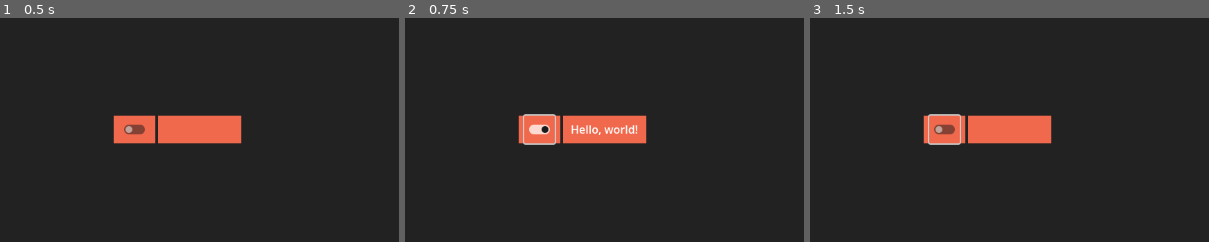
Above: before the commit, frames 1-3 (left to right).
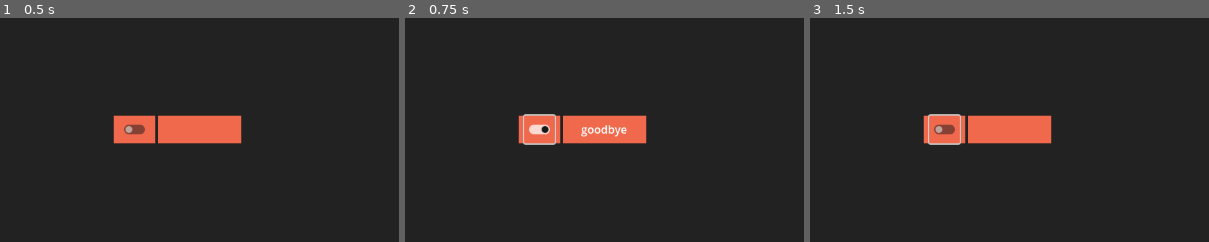
Above: after the commit, the same moments.

Repository: astrobeef/capstone
Game: Godot game, scene res://Practice.tscn
Two runs of this game, one before a commit and one after it. Both use one fixed random seed, a clock stepped at 60 frames per second and the inputs below. The project has no main scene, so this scene is started directly.
Inputs (mouse positions are % of the whole screen's width and height, from its top left):
- Up to frame 1 (0.5 s): no input
- Up to frame 2 (0.75 s): click (45, 50) at 0.5 s
- Up to frame 3 (1.5 s): tap Enter at 1.25 s
The pictures show only the part of the screen within x 28-78%, y 25-75%; the shares and areas given below are measured in that part.

Frame 1 is identical in both runs. In frame 2, 0.5% of the frame differs, in the area x 41-59%, y 47-54%; in frame 3, nothing differs.

Commit message:
More practice after demonstration

Diff:
--- a/Practice.tscn
+++ b/Practice.tscn
@@ -1,6 +1,7 @@
-[gd_scene load_steps=3 format=3 uid="uid://gu1sv4y2gaj0"]
+[gd_scene load_steps=4 format=3 uid="uid://gu1sv4y2gaj0"]
 
 [ext_resource type="Script" path="res://display_hello_on_button.gd" id="1_s54q2"]
+[ext_resource type="PackedScene" uid="uid://ce70majewi2pb" path="res://hello_world_text.tscn" id="2_dq1ee"]
 
 [sub_resource type="StyleBoxFlat" id="StyleBoxFlat_5lynf"]
 bg_color = Color(0.942887, 0.41249, 0.296202, 1)
@@ -49,26 +50,18 @@
 layout_mode = 2
 size_flags_horizontal = 6
 script = ExtResource("1_s54q2")
-rich_text_label_c = NodePath("../../PanelContainer2/RichTextLabel")
+rich_text_label_c = NodePath("")
 
-[node name="PanelContainer2" type="PanelContainer" parent="PanelContainer/MarginContainer/PanelContainer/HBoxContainer"]
-custom_minimum_size = Vector2(120, 40)
+[node name="PanelContainer2" parent="PanelContainer/MarginContainer/PanelContainer/HBoxContainer" instance=ExtResource("2_dq1ee")]
 layout_mode = 2
-size_flags_horizontal = 4
-size_flags_vertical = 4
-theme_override_styles/panel = SubResource("StyleBoxFlat_5lynf")
 
-[node name="RichTextLabel" type="RichTextLabel" parent="PanelContainer/MarginContainer/PanelContainer/HBoxContainer/PanelContainer2"]
-clip_contents = false
-layout_mode = 2
-size_flags_horizontal = 4
-size_flags_vertical = 4
-text = "Hello, world!"
-fit_content = true
-autowrap_mode = 0
+[node name="RichTextLabel" parent="PanelContainer/MarginContainer/PanelContainer/HBoxContainer/PanelContainer2" index="0"]
+text = "goodbye"
 
 [node name="Control2" type="Control" parent="PanelContainer/MarginContainer/PanelContainer/HBoxContainer"]
 layout_mode = 2
 size_flags_horizontal = 3
 
 [connection signal="toggled" from="PanelContainer/MarginContainer/PanelContainer/HBoxContainer/PanelContainer/CheckButton" to="PanelContainer/MarginContainer/PanelContainer/HBoxContainer/PanelContainer/CheckButton" method="_on_toggled_editor"]
+
+[editable path="PanelContainer/MarginContainer/PanelContainer/HBoxContainer/PanelContainer2"]
--- /dev/null
+++ b/button_hello.tscn
@@ -0,0 +1,57 @@
+[gd_scene load_steps=3 format=3 uid="uid://diypk7j42ujxw"]
+
+[ext_resource type="Script" path="res://display_hello_on_toggle.gd" id="1_xy3qd"]
+
+[sub_resource type="StyleBoxFlat" id="StyleBoxFlat_jt7sb"]
+bg_color = Color(1, 0.6, 0.6, 1)
+
+[node name="PanelContainer3" type="PanelContainer"]
+size_flags_vertical = 3
+
+[node name="MarginContainer" type="MarginContainer" parent="."]
+layout_mode = 2
+theme_override_constants/margin_left = 20
+theme_override_constants/margin_top = 20
+theme_override_constants/margin_right = 20
+theme_override_constants/margin_bottom = 20
+
+[node name="HBoxContainer" type="HBoxContainer" parent="MarginContainer"]
+layout_mode = 2
+
+[node name="PanelContainer" type="PanelContainer" parent="MarginContainer/HBoxContainer"]
+custom_minimum_size = Vector2(60, 60)
+layout_mode = 2
+size_flags_horizontal = 6
+size_flags_vertical = 4
+size_flags_stretch_ratio = 0.5
+theme_override_styles/panel = SubResource("StyleBoxFlat_jt7sb")
+
+[node name="CheckButton" type="CheckButton" parent="MarginContainer/HBoxContainer/PanelContainer" node_paths=PackedStringArray("rtl")]
+layout_mode = 2
+button_pressed = true
+script = ExtResource("1_xy3qd")
+rtl = NodePath("../../PanelContainer2/MarginContainer/RichTextLabel")
+
+[node name="PanelContainer2" type="PanelContainer" parent="MarginContainer/HBoxContainer"]
+custom_minimum_size = Vector2(60, 60)
+layout_mode = 2
+size_flags_horizontal = 3
+size_flags_vertical = 4
+theme_override_styles/panel = SubResource("StyleBoxFlat_jt7sb")
+
+[node name="MarginContainer" type="MarginContainer" parent="MarginContainer/HBoxContainer/PanelContainer2"]
+layout_mode = 2
+theme_override_constants/margin_left = 10
+theme_override_constants/margin_right = 10
+
+[node name="RichTextLabel" type="RichTextLabel" parent="MarginContainer/HBoxContainer/PanelContainer2/MarginContainer"]
+clip_contents = false
+layout_mode = 2
+size_flags_horizontal = 4
+size_flags_vertical = 4
+bbcode_enabled = true
+text = "Hello, [b]world[/b]!"
+fit_content = true
+autowrap_mode = 0
+
+[connection signal="toggled" from="MarginContainer/HBoxContainer/PanelContainer/CheckButton" to="MarginContainer/HBoxContainer/PanelContainer/CheckButton" method="_on_toggled_editor"]
--- /dev/null
+++ b/display_hello_on_toggle.gd
@@ -0,0 +1,22 @@
+extends CheckButton
+
+@export
+var rtl: RichTextLabel	## This is the text "Hello, world"
+
+var rtl_b: RichTextLabel:
+	get():
+		return get_parent().get_parent().find_child("RichTextLabel")
+
+var rtl_c: RichTextLabel
+
+func _enter_tree() -> void:
+	self.toggled.connect(_on_toggled)
+	rtl_c = $"../../PanelContainer2/MarginContainer/RichTextLabel"
+	rtl.visible = self.button_pressed
+
+func _on_toggled(is_toggled: bool) -> void:
+	rtl.visible = is_toggled
+
+# this is a function
+func _on_toggled_editor(toggled_on: bool) -> void:
+	print("_on_toggled_editor from editor")
--- /dev/null
+++ b/hello_world_text.tscn
@@ -0,0 +1,19 @@
+[gd_scene load_steps=2 format=3 uid="uid://ce70majewi2pb"]
+
+[sub_resource type="StyleBoxFlat" id="StyleBoxFlat_5lynf"]
+bg_color = Color(0.942887, 0.41249, 0.296202, 1)
+
+[node name="PanelContainer2" type="PanelContainer"]
+custom_minimum_size = Vector2(120, 40)
+size_flags_horizontal = 4
+size_flags_vertical = 4
+theme_override_styles/panel = SubResource("StyleBoxFlat_5lynf")
+
+[node name="RichTextLabel" type="RichTextLabel" parent="."]
+clip_contents = false
+layout_mode = 2
+size_flags_horizontal = 4
+size_flags_vertical = 4
+text = "Hello, world!"
+fit_content = true
+autowrap_mode = 0
--- /dev/null
+++ b/practice_redo.tscn
@@ -0,0 +1,61 @@
+[gd_scene load_steps=3 format=3 uid="uid://b2gpfbd01antx"]
+
+[ext_resource type="PackedScene" uid="uid://diypk7j42ujxw" path="res://button_hello.tscn" id="1_fp5m3"]
+[ext_resource type="StyleBox" uid="uid://drbii3cnuemyh" path="res://purple_flat.tres" id="2_bvdpn"]
+
+[node name="PracticeRedo" type="Control"]
+layout_mode = 3
+anchors_preset = 15
+anchor_right = 1.0
+anchor_bottom = 1.0
+grow_horizontal = 2
+grow_vertical = 2
+
+[node name="PanelContainer" type="PanelContainer" parent="."]
+layout_mode = 1
+anchors_preset = 15
+anchor_right = 1.0
+anchor_bottom = 1.0
+grow_horizontal = 2
+grow_vertical = 2
+
+[node name="HBoxContainer" type="HBoxContainer" parent="PanelContainer"]
+layout_mode = 2
+
+[node name="PanelContainer" type="PanelContainer" parent="PanelContainer/HBoxContainer"]
+layout_mode = 2
+size_flags_horizontal = 3
+
+[node name="PanelContainer2" type="PanelContainer" parent="PanelContainer/HBoxContainer"]
+layout_mode = 2
+size_flags_horizontal = 3
+size_flags_stretch_ratio = 0.5
+
+[node name="VBoxContainer" type="VBoxContainer" parent="PanelContainer/HBoxContainer/PanelContainer2"]
+layout_mode = 2
+
+[node name="PanelContainer" type="PanelContainer" parent="PanelContainer/HBoxContainer/PanelContainer2/VBoxContainer"]
+layout_mode = 2
+size_flags_vertical = 3
+
+[node name="PanelContainer3" parent="PanelContainer/HBoxContainer/PanelContainer2/VBoxContainer" instance=ExtResource("1_fp5m3")]
+layout_mode = 2
+
+[node name="PanelContainer4" parent="PanelContainer/HBoxContainer/PanelContainer2/VBoxContainer" instance=ExtResource("1_fp5m3")]
+layout_mode = 2
+
+[node name="PanelContainer" parent="PanelContainer/HBoxContainer/PanelContainer2/VBoxContainer/PanelContainer4/MarginContainer/HBoxContainer" index="0"]
+theme_override_styles/panel = ExtResource("2_bvdpn")
+
+[node name="PanelContainer2" parent="PanelContainer/HBoxContainer/PanelContainer2/VBoxContainer/PanelContainer4/MarginContainer/HBoxContainer" index="1"]
+theme_override_styles/panel = ExtResource("2_bvdpn")
+
+[node name="PanelContainer2" type="PanelContainer" parent="PanelContainer/HBoxContainer/PanelContainer2/VBoxContainer"]
+layout_mode = 2
+size_flags_vertical = 3
+
+[node name="PanelContainer3" type="PanelContainer" parent="PanelContainer/HBoxContainer"]
+layout_mode = 2
+size_flags_horizontal = 3
+
+[editable path="PanelContainer/HBoxContainer/PanelContainer2/VBoxContainer/PanelContainer4"]
--- /dev/null
+++ b/purple_flat.tres
@@ -0,0 +1,4 @@
+[gd_resource type="StyleBoxFlat" format=3 uid="uid://drbii3cnuemyh"]
+
+[resource]
+bg_color = Color(0.521569, 0.666667, 0.596078, 1)
